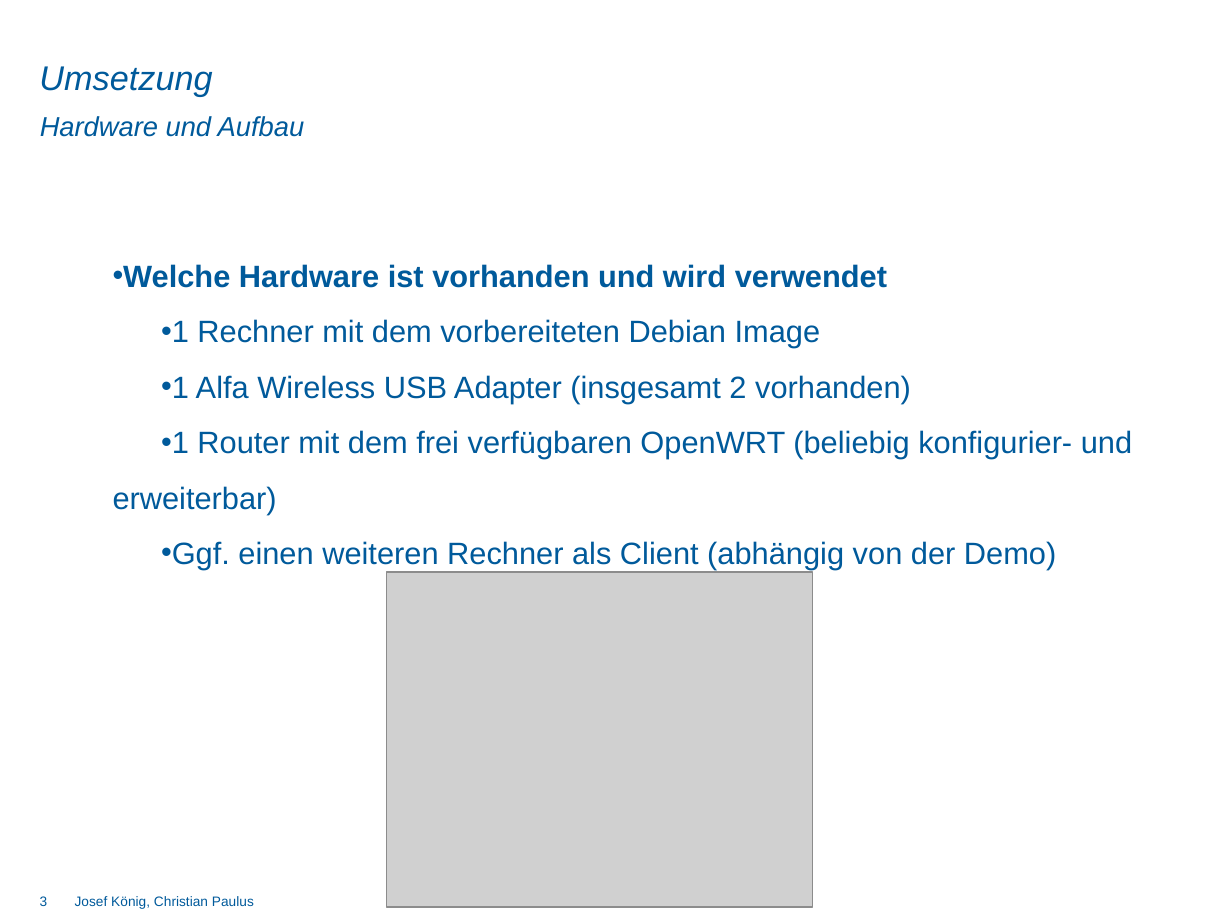
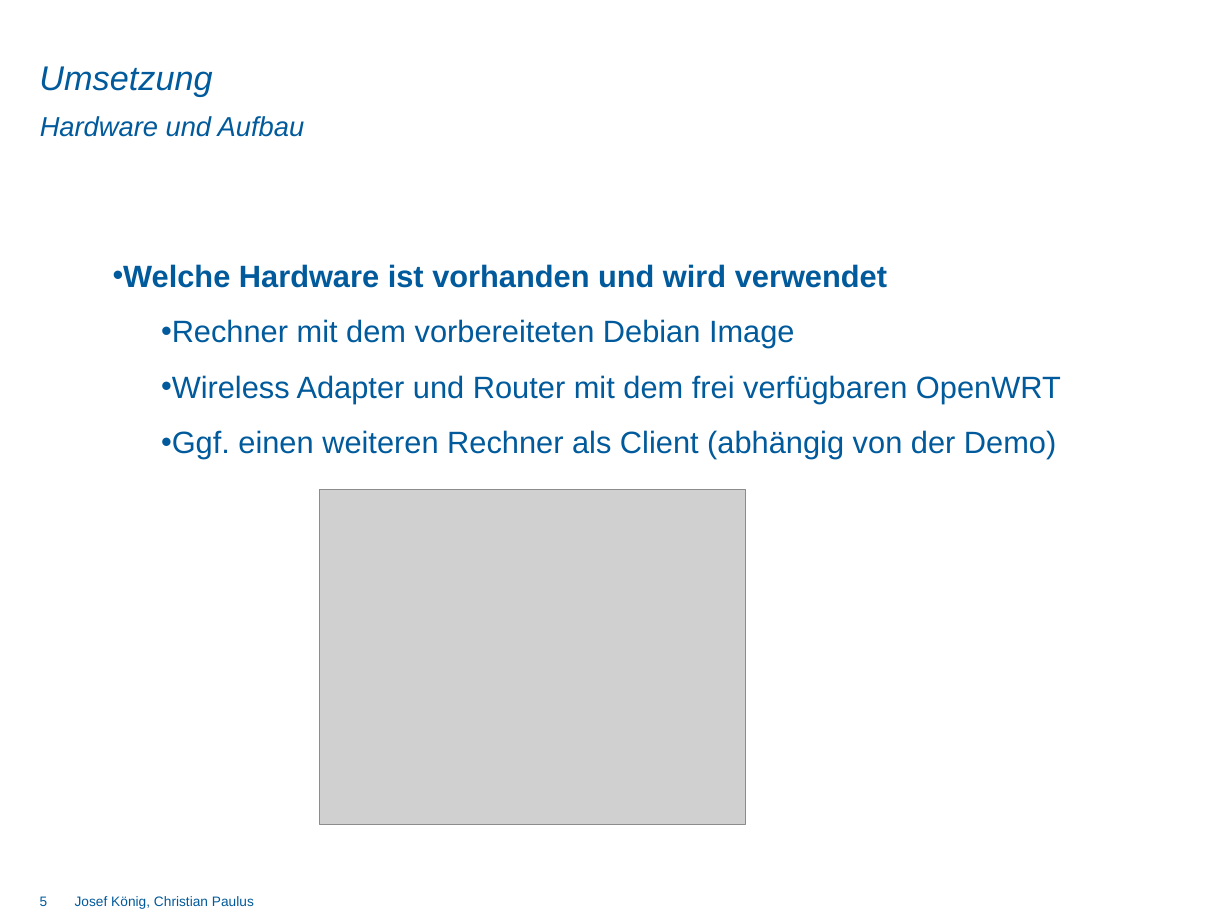
Before and after one commit to DominikSchlecht/masterProjWS15, a slide deck: slide 5 of Praesentation/Abschlusspräsentation/Endpräsentation_kurz.pptx (slide 3 before the commit). Drawn at 1232x924 pixels with LibreOffice and Linux fonts; fonts in the diff are those of the drawing; grey boxes stand for pictures; background and template pictures are left out. Boxes give left, top, right and bottom in pixels: in the first picture for what was removed or moved away, otherwise in the second. Text is boxed around its words. In the diff, an @@ line names an element or a change of style, - is before the commit and + after.

```diff
--- a/Praesentation/Abschlusspräsentation/Endpräsentation_kurz.pptx
+++ b/Praesentation/Abschlusspräsentation/Endpräsentation_kurz.pptx
@@ text at bbox=[161, 319, 1061, 403]: text changed @@
-  • 1 Rechner mit dem vorbereiteten Debian Image
-  • 1 Alfa Wireless USB Adapter (insgesamt 2 vorhanden)
-  • 1 Router mit dem frei verfügbaren OpenWRT (beliebig konfigurier- und erweiterbar)
+  • Rechner mit dem vorbereiteten Debian Image
+  • Wireless Adapter und Router mit dem frei verfügbaren OpenWRT
@@ picture: place and size @@
-picture at bbox=[386, 572, 812, 907]
+picture at bbox=[319, 489, 745, 824]
@@ page number at bbox=[40, 896, 48, 906]: text changed @@
-3
+5
```
Also in this commit, not shown: 13 other slides changed, 5 slides added, 2 slides removed.
